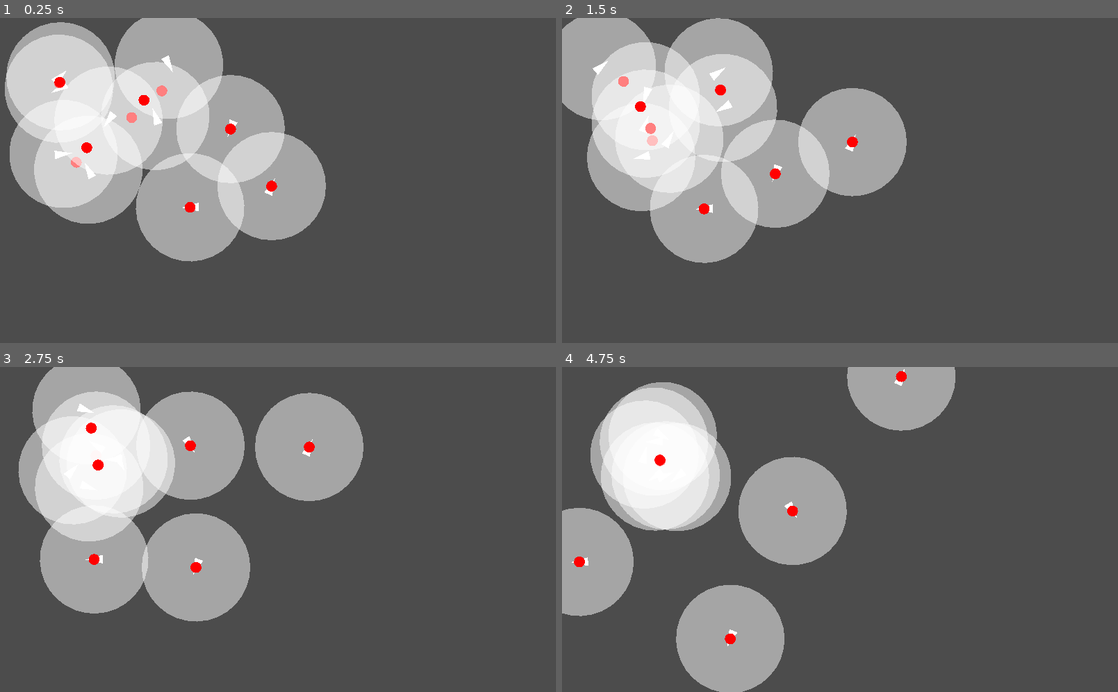
Above: before the commit, frames 1-4 (two rows, left to right).
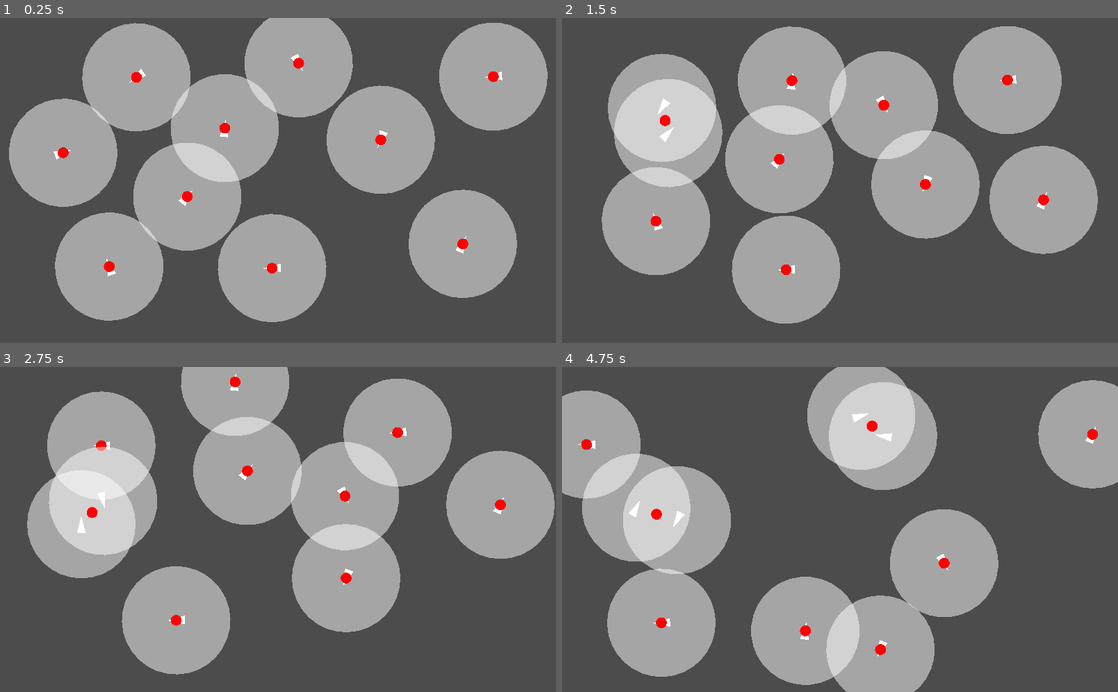
Above: after the commit, the same moments.

Repository: jorikvanveen/boids
Game: Godot game, scene res://MainScene.tscn
The game is run twice, just before and just after one commit, with the same random seed, the same clock (stepped at 60 frames per second) and the same inputs.
Inputs:
- Up to frame 1 (0.25 s): no input
- Up to frame 2 (1.5 s): no input
- Up to frame 3 (2.75 s): no input
- Up to frame 4 (4.75 s): no input

The runs differ from the first frame. In frame 1, 50% of the frame differs, in the area x 0-99%, y 0-94%; in frame 2, 46%; in frame 3, 44%; in frame 4, 51%, in the area x 0-100%, y 0-100%.

Commit message:
Editor visualization

Diff:
--- a/MainScene.tscn
+++ b/MainScene.tscn
@@ -10,28 +10,28 @@
 position = Vector2( 99.594, 254.491 )
 
 [node name="Boid5" parent="Boids" instance=ExtResource( 1 )]
-position = Vector2( 431.008, 188.564 )
+position = Vector2( 707.563, 208.385 )
 
 [node name="Boid6" parent="Boids" instance=ExtResource( 1 )]
-position = Vector2( 367.755, 348.926 )
+position = Vector2( 518.775, 461.247 )
 
 [node name="Boid7" parent="Boids" instance=ExtResource( 1 )]
-position = Vector2( 214.52, 180.546 )
+position = Vector2( 926.201, 106.924 )
 
 [node name="Boid8" parent="Boids" instance=ExtResource( 1 )]
-position = Vector2( 493.371, 326.653 )
+position = Vector2( 845.436, 433.311 )
 
 [node name="Boid9" parent="Boids" instance=ExtResource( 1 )]
-position = Vector2( 302.719, 70.9655 )
+position = Vector2( 541.519, 68.1339 )
 
 [node name="Boid10" parent="Boids" instance=ExtResource( 1 )]
-position = Vector2( 169.975, 296.363 )
+position = Vector2( 206.786, 475.699 )
 
 [node name="Boid11" parent="Boids" instance=ExtResource( 1 )]
-position = Vector2( 288.465, 198.364 )
+position = Vector2( 412.113, 221.017 )
 
 [node name="Boid3" parent="Boids" instance=ExtResource( 1 )]
-position = Vector2( 123.143, 120.897 )
+position = Vector2( 265.668, 99.1879 )
 
 [node name="Boid4" parent="Boids" instance=ExtResource( 1 )]
-position = Vector2( 99.7183, 120.755 )
+position = Vector2( 333.799, 343.509 )
--- a/src/boid/Boid.gd
+++ b/src/boid/Boid.gd
@@ -1,3 +1,4 @@
+tool
 extends KinematicBody2D
 
 const E = 2.71828
@@ -12,6 +13,12 @@
 var middle_indicator = Circle.new()
 
 func _ready():
+	if Engine.editor_hint:
+		var circle = Circle.new()
+		circle.RADIUS = VISUAL_RANGE
+		add_child(circle)
+		return
+
 	middle_indicator.RADIUS = 10
 	middle_indicator.COLOR = Color.red
 	# Spawn circle
@@ -24,6 +31,8 @@
 	print("ANGLES")
 	print(rad2deg(Vector2(1, 1).angle_to(Vector2(1, 0))))
 	velocity = velocity.rotated(deg2rad(rand_range(0, 360)))
+
+
 
 
 
@@ -49,6 +58,8 @@
 	return close_boids
 
 func _physics_process(delta):
+	if Engine.editor_hint:
+		return
 	# Get boids close to us
 	var close_boids = get_close_boids()
 
--- a/src/circle/Circle.gd
+++ b/src/circle/Circle.gd
@@ -1,3 +1,4 @@
+tool
 extends Node2D
 
 class_name Circle
